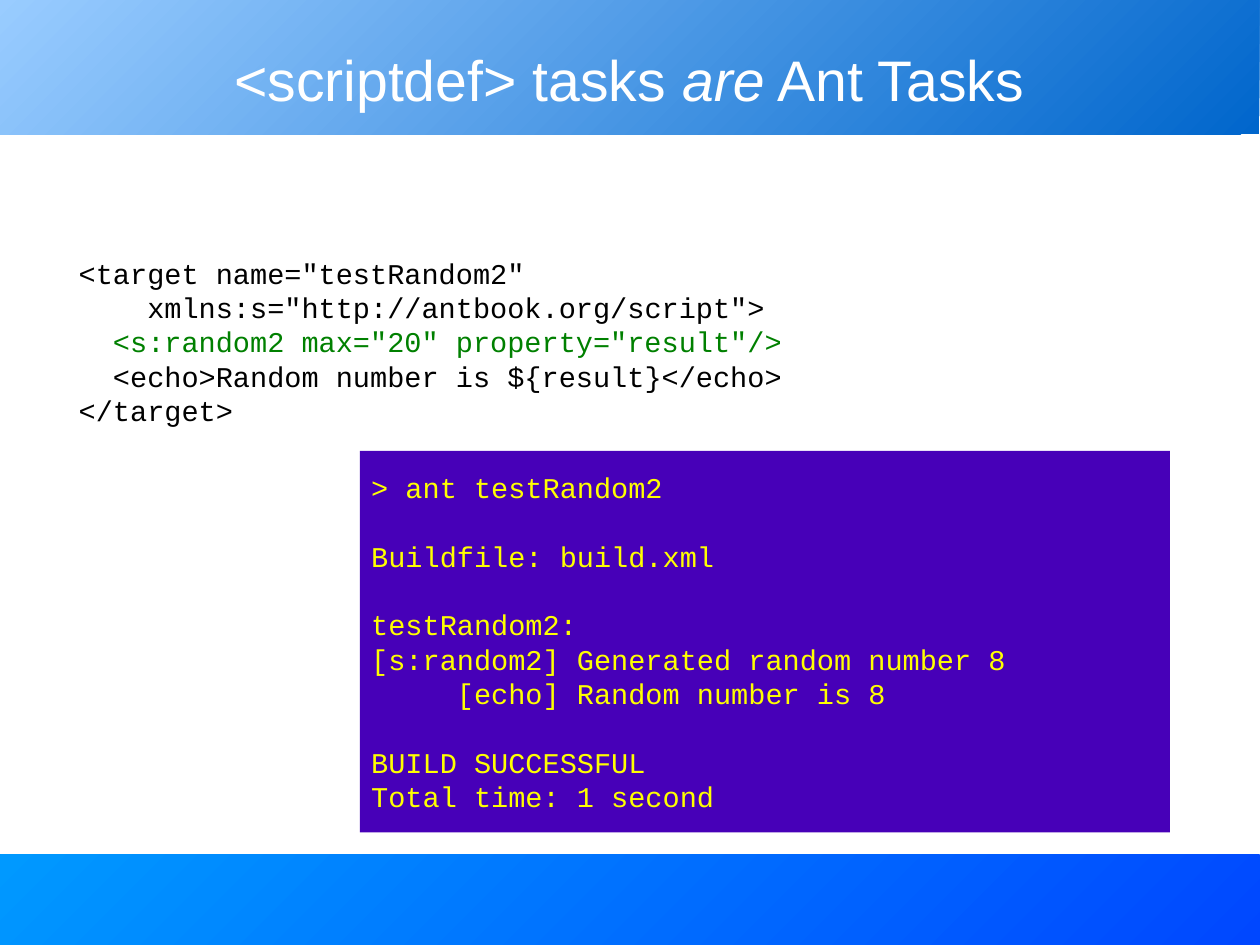
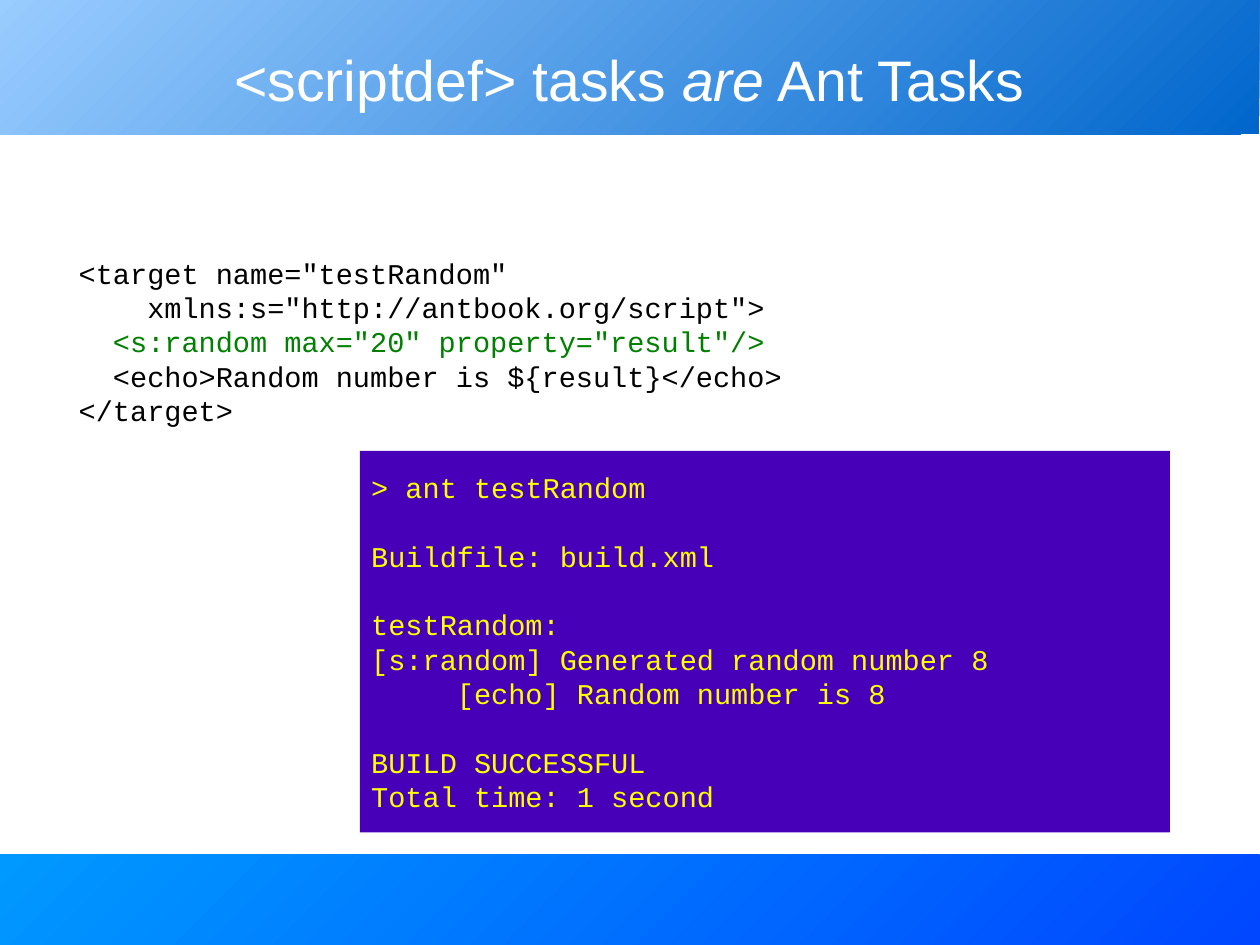
Before and after one commit to BeatrizTercero/repoSvnAnt, a slide deck: slide 8 of core/trunk/docs/slides/extending_ant.odp (slide 7 before the commit). Drawn at 1260x945 pixels with LibreOffice and Linux fonts; fonts in the diff are those of the drawing. Boxes give left, top, right and bottom in pixels: in the first picture for what was removed or moved away, otherwise in the second. Text is boxed around its words. In the diff, an @@ line names an element or a change of style, - is before the commit and + after.

```diff
--- a/core/trunk/docs/slides/extending_ant.odp
+++ b/core/trunk/docs/slides/extending_ant.odp
@@ text at (79, 264, 507, 290): text changed @@
-<target name="testRandom2"
+<target name="testRandom"
@@ text at (113, 332, 765, 358): text changed @@
-<s:random2 max="20" property="result"/>
+<s:random max="20" property="result"/>
@@ text in rectangle at (405, 478, 645, 499): text changed @@
-> ant testRandom2
+> ant testRandom
@@ text in rectangle at (371, 615, 988, 676): text changed @@
-testRandom2:
-[s:random2] Generated random number 8
+testRandom:
+[s:random] Generated random number 8
```
Also in this commit, not shown: 11 other slides changed, 4 slides added, 2 slides removed.
